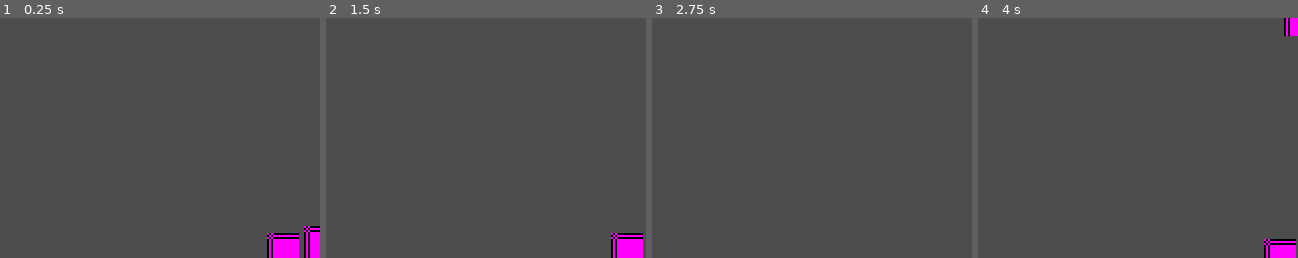
Above: before the commit, frames 1-4 (left to right).
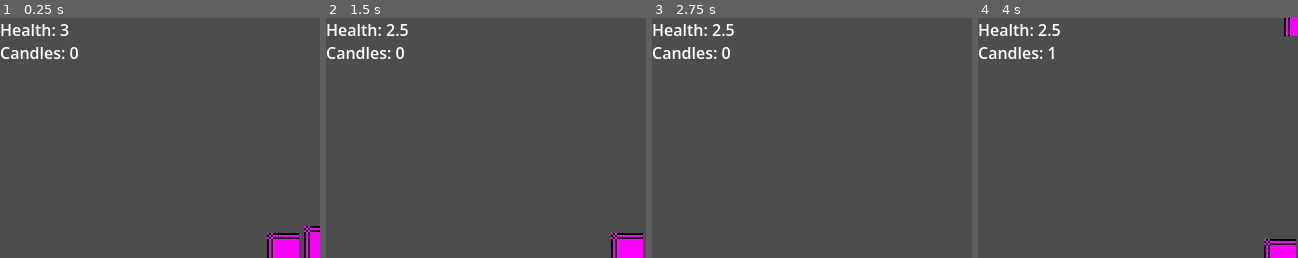
Above: after the commit, the same moments.

Repository: mauricristiano95-hub/Faggi
Game: Godot game, scene res://main.tscn
The game is run twice, just before and just after one commit, with the same random seed, the same clock (stepped at 60 frames per second) and the same inputs. The engine's default icon, where the game draws it, is replaced by a stand-in: a white triangle on a blue panel in a dark square.
Inputs:
- Up to frame 1 (0.25 s): no input
- Up to frame 2 (1.5 s): hold Right (RIGHT) from 0.53 s (still down); tap Up (JUMP) at 0.77 s
- Up to frame 3 (2.75 s): tap Up (JUMP) at 1.52 s; release Right (RIGHT) at 2.03 s; hold Left (LEFT) from 2.03 s (still down)
- Up to frame 4 (4 s): release Left (LEFT) at 2.78 s; hold Right (RIGHT) from 2.78 s (still down); tap Up (JUMP) at 3.02, 3.77 s
The pictures show only the part of the screen within x 0-50%, y 0-50%; the shares and areas given below are measured in that part.

The runs differ from the first frame. In frame 1, 1.1% of the frame differs, in the area x 0-25%, y 2-18%; in frame 2, 1.2%, in the area x 0-26%, y 2-18%; in frame 3, 1.2%; in frame 4, 1.1%.

Commit message:
added UI, better stats handling

Diff:
--- a/Objects/candle.gd
+++ b/Objects/candle.gd
@@ -17,7 +17,7 @@
 
 func _on_area_2d_body_entered(body: Node2D) -> void:
 	if body.name == 'Player' and candle_taken == false:
-		body.get_node('stats').set_candles(body.get_node('stats').candles+1)
+		PlayerStats.set_candles(PlayerStats.candles+1)
 		$AnimationPlayer.play("candle_take")
 		candle_taken = true
 
--- a/Player/player.gd
+++ b/Player/player.gd
@@ -33,7 +33,7 @@
 	var backlash_direction = sign(enemy_pos-position)
 	velocity.x = -backlash_direction.x*1000
 	velocity.y = -200
-	$stats.set_health($stats.health-hit_damage)
+	PlayerStats.set_health(PlayerStats.health-hit_damage)
 
 # Called every frame. 'delta' is the elapsed time since the previous frame.
 func _physics_process(delta: float) -> void:
@@ -50,10 +50,3 @@
 	velocity = velocity.clamp(Vector2(-MAX_SPEED, -AIR_GRAVITY_FRICTION), Vector2(MAX_SPEED, AIR_GRAVITY_FRICTION))
 
 	move_and_slide()
-
-func _on_stats_full_candles() -> void:
-	print('All Candles Found')
-
-
-func _on_stats_no_health() -> void:
-	print('You are scared to death')
--- a/Player/player.tscn
+++ b/Player/player.tscn
@@ -1,7 +1,6 @@
 [gd_scene format=3 uid="uid://cvlo00yjtjm1x"]
 
 [ext_resource type="Script" uid="uid://bmghs050xa3cq" path="res://Player/player.gd" id="1_l8h54"]
-[ext_resource type="Script" uid="uid://jqhleojtrsur" path="res://Player/player_stats.gd" id="2_4ntmi"]
 
 [sub_resource type="PlaceholderTexture2D" id="PlaceholderTexture2D_11guk"]
 size = Vector2(16, 32)
@@ -13,6 +12,7 @@
 [node name="Player" type="CharacterBody2D" unique_id=1516111911]
 collision_layer = 9
 floor_block_on_wall = false
+floor_max_angle = 0.87266463
 platform_floor_layers = 2
 script = ExtResource("1_l8h54")
 
@@ -26,10 +26,3 @@
 
 [node name="CollisionShape2D" type="CollisionShape2D" parent="." unique_id=627174504]
 shape = SubResource("CapsuleShape2D_81xxf")
-
-[node name="stats" type="Node" parent="." unique_id=1986723706]
-script = ExtResource("2_4ntmi")
-max_candles = 4
-
-[connection signal="full_candles" from="stats" to="." method="_on_stats_full_candles"]
-[connection signal="no_health" from="stats" to="." method="_on_stats_no_health"]
--- a/Player/player_stats.gd
+++ b/Player/player_stats.gd
@@ -7,14 +7,17 @@
 
 signal no_health
 signal full_candles
+signal player_health_changed(value)
+signal player_candle_changed(value)
 
 func set_health(value):
 	health = value
+	emit_signal("player_health_changed", value)
 	if health <= 0:
 		emit_signal("no_health")
 
 func set_candles(value):
 	candles = value
-	print(candles)
-	if candles == max_candles:
+	emit_signal("player_candle_changed", value)
+	if candles >= max_candles:
 		emit_signal("full_candles")
--- /dev/null
+++ b/UI/ui.gd
@@ -0,0 +1,18 @@
+extends Control
+
+func set_health(value):
+	$Health.text = "Health: " + str(value)
+
+func set_candles(value):
+	$Candles.text = "Candles: " + str(value)
+
+func set_dead_msg():
+	$Death.visible = true
+
+func _ready() -> void:
+	set_health(PlayerStats.health)
+	set_candles(PlayerStats.candles)
+	$Death.visible = false
+	PlayerStats.connect("player_health_changed", set_health)
+	PlayerStats.connect("player_candle_changed", set_candles)
+	PlayerStats.connect("no_health", set_dead_msg)
--- /dev/null
+++ b/UI/ui.tscn
@@ -0,0 +1,45 @@
+[gd_scene format=3 uid="uid://djqmifbsx1pdf"]
+
+[ext_resource type="Script" uid="uid://bl4ihdbvshw58" path="res://UI/ui.gd" id="1_2fwl4"]
+
+[sub_resource type="LabelSettings" id="LabelSettings_4kxuq"]
+
+[node name="UI" type="Control" unique_id=1057514760]
+layout_mode = 3
+anchors_preset = 15
+anchor_right = 1.0
+anchor_bottom = 1.0
+grow_horizontal = 2
+grow_vertical = 2
+script = ExtResource("1_2fwl4")
+
+[node name="Health" type="Label" parent="." unique_id=362925471]
+layout_mode = 0
+offset_right = 40.0
+offset_bottom = 23.0
+text = "Health: xx"
+label_settings = SubResource("LabelSettings_4kxuq")
+
+[node name="Candles" type="Label" parent="." unique_id=1326158655]
+layout_mode = 0
+offset_top = 23.0
+offset_right = 88.0
+offset_bottom = 46.0
+text = "Candles: xx"
+label_settings = SubResource("LabelSettings_4kxuq")
+
+[node name="Death" type="Label" parent="." unique_id=1036175039]
+layout_mode = 1
+anchors_preset = 8
+anchor_left = 0.5
+anchor_top = 0.5
+anchor_right = 0.5
+anchor_bottom = 0.5
+offset_left = -92.0
+offset_top = -11.5
+offset_right = 92.0
+offset_bottom = 11.5
+grow_horizontal = 2
+grow_vertical = 2
+text = "You are scared to death"
+label_settings = SubResource("LabelSettings_4kxuq")
--- a/main.tscn
+++ b/main.tscn
@@ -7,6 +7,7 @@
 [ext_resource type="PackedScene" uid="uid://cs3tcymubxgch" path="res://Objects/candle.tscn" id="5_lquwl"]
 [ext_resource type="PackedScene" uid="uid://cuhmyu2tbocpj" path="res://Enemies/mosquito.tscn" id="6_7mycd"]
 [ext_resource type="PackedScene" uid="uid://170olatexo37" path="res://Enemies/coconut.tscn" id="7_272bh"]
+[ext_resource type="PackedScene" uid="uid://djqmifbsx1pdf" path="res://UI/ui.tscn" id="8_5vw27"]
 
 [sub_resource type="TileSetAtlasSource" id="TileSetAtlasSource_epypp"]
 texture = ExtResource("3_lquwl")
@@ -183,4 +184,7 @@
 
 [node name="Coconut" parent="." unique_id=1340180307 instance=ExtResource("7_272bh")]
 position = Vector2(128, 48)
-contact_monitor = false
+
+[node name="CanvasLayer" type="CanvasLayer" parent="." unique_id=644921900]
+
+[node name="UI" parent="CanvasLayer" unique_id=1057514760 instance=ExtResource("8_5vw27")]
--- a/project.godot
+++ b/project.godot
@@ -14,6 +14,10 @@
 run/main_scene="res://main.tscn"
 config/features=PackedStringArray("4.7", "GL Compatibility")
 config/icon="res://icon.svg"
+
+[autoload]
+
+PlayerStats="*uid://jqhleojtrsur"
 
 [display]
 
Not shown, added: UI/ui.gd.uid
Not shown, added: export_presets.cfg
